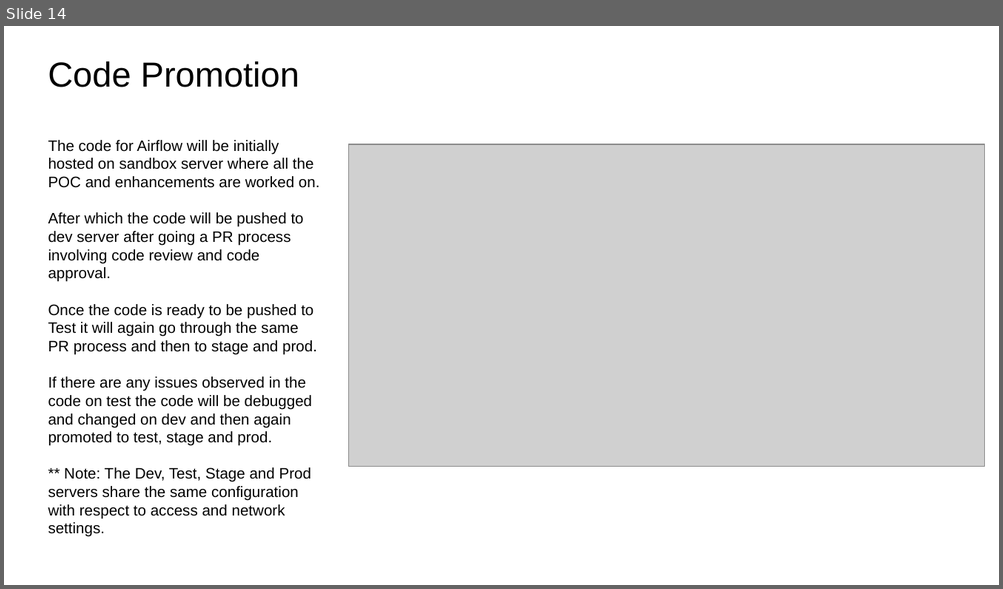
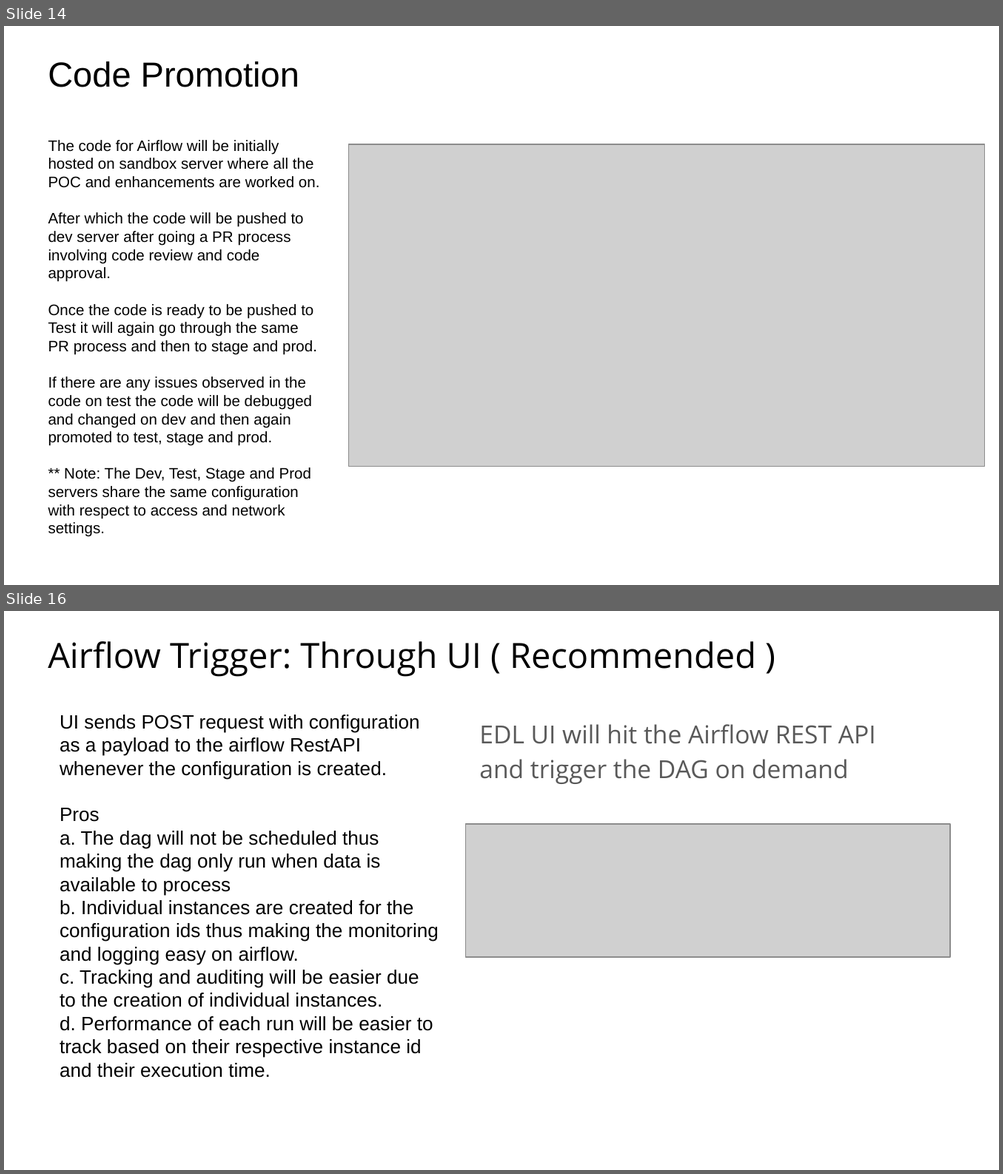
Before and after one commit to speedforcecompiler/stunning-goggles, a slide deck: Documents/AirflowSolution.pptx. Shown one above the other, each under a label of ours: slide 14 before the commit, slides 14 and 16 after it; the slides between them are not shown. The pictures are 1003x589 and 1003x1174 pixels, drawn with LibreOffice and Linux fonts; fonts in the diff are those of the drawing; grey boxes stand for pictures. Boxes give left, top, right and bottom in pixels: in the first picture for what was removed or moved away, otherwise in the second. Text is boxed around its words. In the diff, an @@ line names an element or a change of style, - is before the commit and + after.

Commit message:
Added Airflow PPT

```diff
--- a/Documents/AirflowSolution.pptx
+++ b/Documents/AirflowSolution.pptx
@@ slide 16 added at [4, 611, 999, 1170], background #FFFFFF @@
@@ title added at [48, 641, 756, 677], 25.2 pt, text #000000 @@
+Airflow Trigger: Through UI ( Recommended )
@@ text added at [60, 715, 438, 1078], 14 pt, text #000000 @@
+UI sends POST request with configuration as a payload to the airflow RestAPI whenever the configuration is created.
+Pros
+a. The dag will not be scheduled thus making the dag only run when data is available to process
+b. Individual instances are created for the configuration ids thus making the monitoring and logging easy on airflow.
+c. Tracking and auditing will be easier due to the creation of individual instances.
+d. Performance of each run will be easier to track based on their respective instance id and their execution time.
@@ text added at [479, 724, 876, 784], 18 pt, text #595959 @@
+EDL UI will hit the Airflow REST API and trigger the DAG on demand
@@ picture added at [466, 824, 950, 957] @@
```
Also in this commit, not shown: 7 slides changed, 2 other files.
